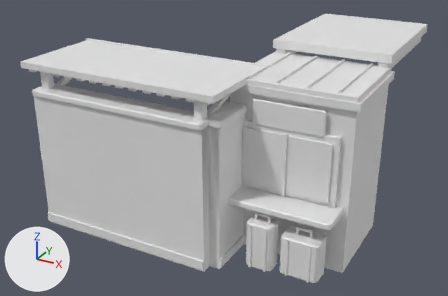
A saved change to the OBJ model azure-palace-r7/Assets/reception-porter-lodge.obj.
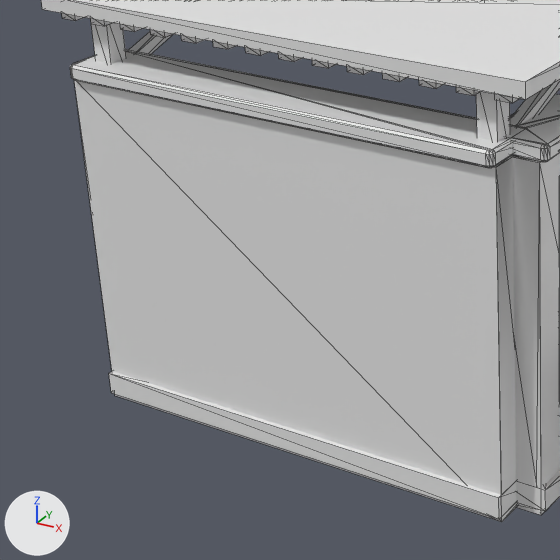
Each version is shown whole from a 50 mm lens placed at (4.89, -13.6, 5.07), pointed at (0.39, -5.42, 0.98), then close up on the part from 1% to 51% of the width and 22% to 97% of the height. The lights are fixed; the arrows at lower left show +X, +Y and +Z. The older version's two pictures come first. The close-ups show mesh edges as thin lines. Where no turn or scale is listed for an object, it has been applied to the vertices.

Objects in the first close-up: 'reception-porter-lodge'.
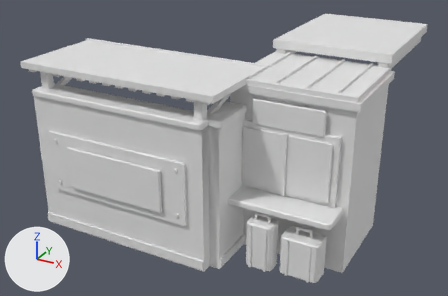
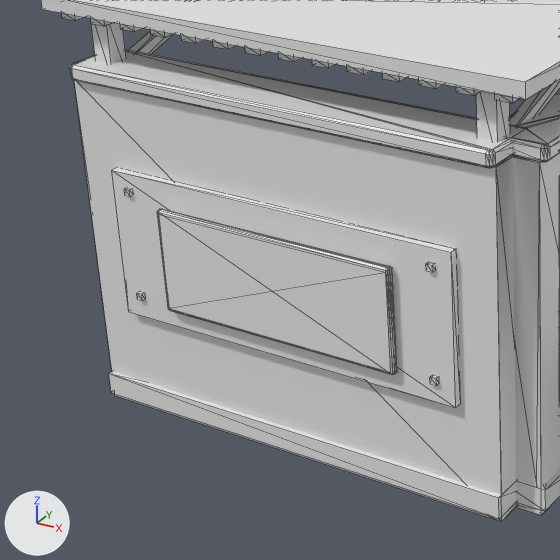
What differs and where, as boxes (x1, y1, x2, y2) in the close-ups (560 x 560 px):
part 1 of me_reception_porter_lodge, added
    after: (112, 168, 460, 408)
part 2 of me_reception_porter_lodge, added
    after: (137, 292, 145, 301)
part 3 of me_reception_porter_lodge, added
    after: (124, 188, 133, 197)
part 4 of me_reception_porter_lodge, added
    after: (430, 376, 439, 386)
part 5 of me_reception_porter_lodge, added
    after: (426, 262, 435, 272)
part 6 of me_reception_porter_lodge, added
    after: (157, 209, 397, 375)
part 7 of me_reception_porter_lodge, added
    after: (158, 215, 391, 372)

What the commit changed:
me_reception_porter_lodge is used by ob_reception_porter_lodge; location (0.0, 0.0, 0.0).
Verts and faces of me_reception_porter_lodge; kept vertices keep their numbers, new ones are numbered from 1451.
me_reception_porter_lodge had 1451 vertices, 2433 faces and spanned x -1.89..2.9, y -7.42..-2.83, z 0.01..2.78.
me_reception_porter_lodge now has 1559 vertices, 2619 faces and spans x -1.89..2.9, y -7.48..-2.83, z 0.01..2.78.
me_reception_porter_lodge part 1: a new loose piece, a box spanning x -1.445..0.895, y -7.424..-7.372, z 0.69..1.62.
me_reception_porter_lodge part 2: a new loose piece, a box spanning x -1.34..-1.299, y -7.445..-7.417, z 0.81..0.851.
me_reception_porter_lodge part 3: a new loose piece, a box spanning x -1.34..-1.299, y -7.445..-7.417, z 1.49..1.531.
me_reception_porter_lodge part 4: a new loose piece, a box spanning x 0.749..0.79, y -7.445..-7.417, z 0.81..0.851.
me_reception_porter_lodge part 5: a new loose piece, a box spanning x 0.749..0.79, y -7.445..-7.417, z 1.49..1.531.
me_reception_porter_lodge part 6: a new loose piece of 64 vertices spanning x -1.09..0.54, y -7.47..-7.43, z 0.81..1.46.
Part 7, on me_reception_porter_lodge:
New vertex 1451 is at (-1.07, -7.48, 0.83), pixel (168, 308).
New vertex 1452 is at (-1.07, -7.48, 1.44), pixel (158, 214).
New vertex 1453 is at (0.51, -7.48, 0.83), pixel (390, 372).
New vertex 1454 is at (0.51, -7.48, 1.44), pixel (385, 272).
New faces: (1451, 1454, 1452), (1451, 1453, 1454).
